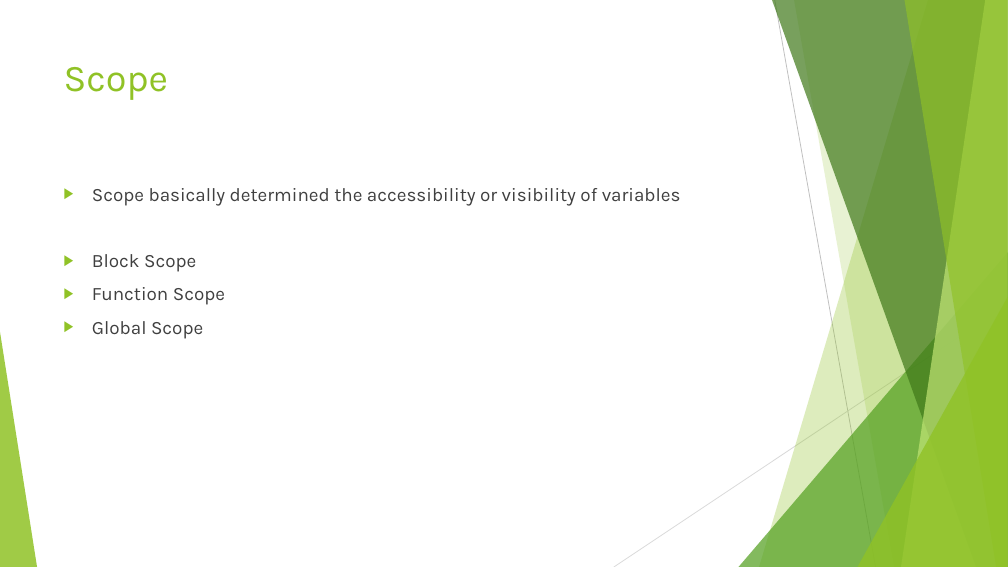
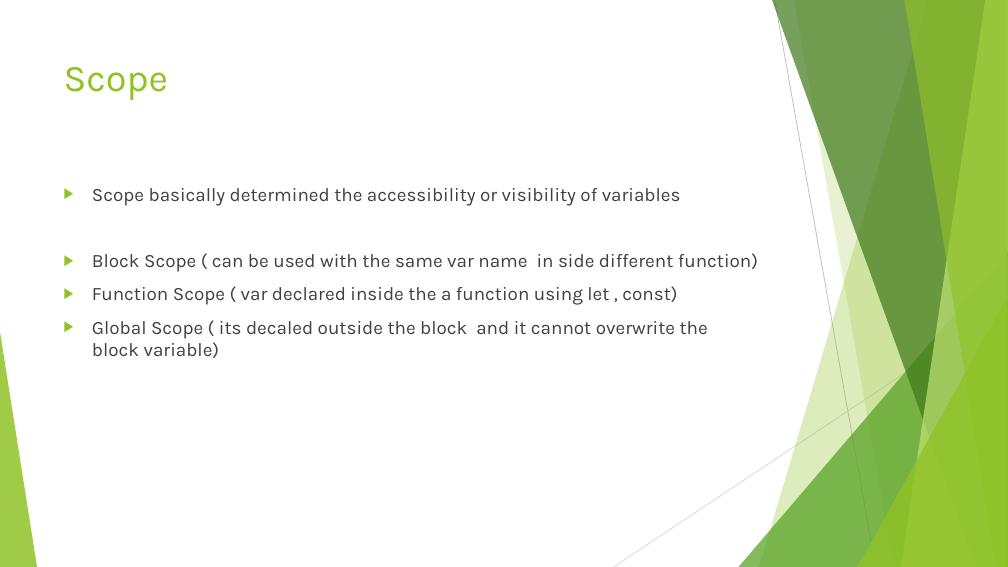
Before and after one commit to divyaparyani67/JavaScript_BAsics, a slide deck: slide 12 of Javascript.pptx. Drawn at 1008x567 pixels with LibreOffice and Linux fonts; fonts in the diff are those of the drawing. Boxes give left, top, right and bottom in pixels: in the first picture for what was removed or moved away, otherwise in the second. Text is boxed around its words. In the diff, an @@ line names an element or a change of style, - is before the commit and + after.

```diff
--- a/Javascript.pptx
+++ b/Javascript.pptx
@@ text at [92, 253, 758, 358]: text changed @@
-▶ Block Scope
-▶ Function Scope
-▶ Global Scope
+▶ Block Scope ( can be used with the same var name in side different function)
+▶ Function Scope ( var declared inside the a function using let , const)
+▶ Global Scope ( its decaled outside the block and it cannot overwrite the block variable)
```
Also in this commit, not shown: 2 other files.
